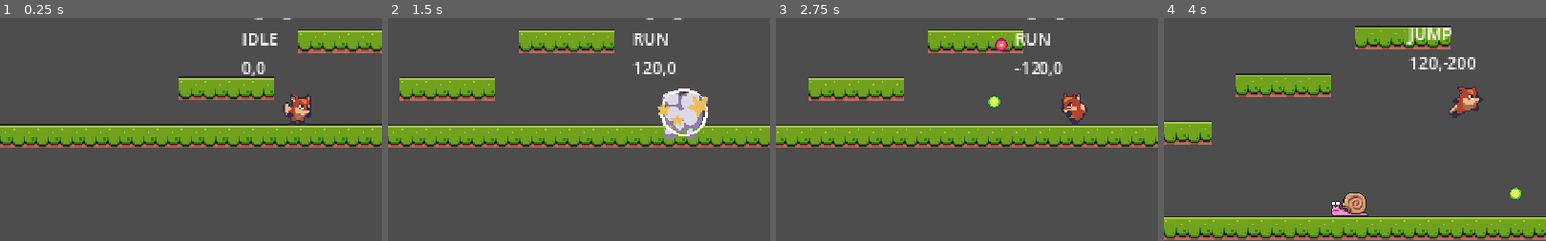
Above: before the commit, frames 1-4 (left to right).
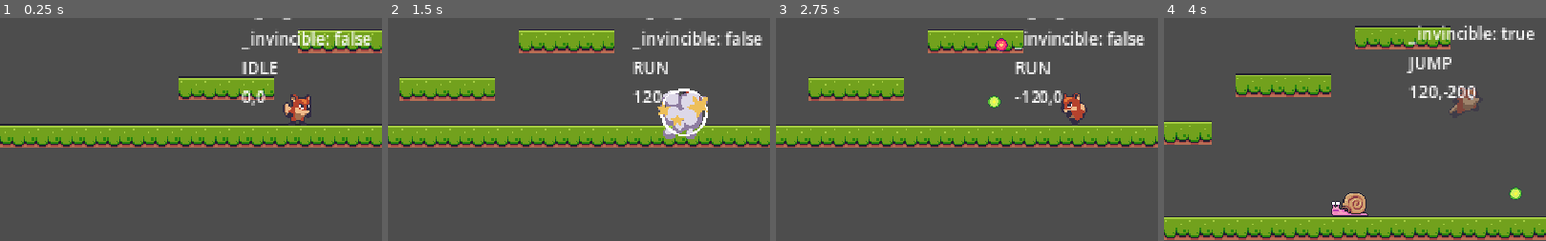
Above: after the commit, the same moments.

Repository: leobewater/godot-foxy-antics
Game: Godot game, scene res://level_base/level_base.tscn
The game is run twice, just before and just after one commit, with the same random seed, the same clock (stepped at 60 frames per second) and the same inputs. The project has no main scene, so this scene is started directly.
Inputs:
- Up to frame 1 (0.25 s): no input
- Up to frame 2 (1.5 s): hold Right (right) from 0.53 s (still down); tap Ctrl (shoot) at 0.6, 1.35 s; tap Space (jump) at 0.77 s
- Up to frame 3 (2.75 s): tap Space (jump) at 1.52 s; release Right (right) at 2.03 s; hold Left (left) from 2.03 s (still down); tap Ctrl (shoot) at 2.1 s
- Up to frame 4 (4 s): release Left (left) at 2.78 s; hold Right (right) from 2.78 s (still down); tap Ctrl (shoot) at 2.85, 3.6 s; tap Space (jump) at 3.02, 3.77 s
The pictures show only the part of the screen within x 11-61%, y 31-81%; the shares and areas given below are measured in that part.

The runs differ from the first frame. In frame 1, 1.9% of the frame differs, in the area x 63-98%, y 5-40%; in frame 2, 2.0%; in frame 3, 2.2%; in frame 4, 2.8%, in the area x 63-97%, y 3-43%.

Commit message:
set up player invincible logic after hit by enemies

Diff:
--- a/player/player.gd
+++ b/player/player.gd
@@ -9,7 +9,8 @@
 @onready var animation_player = $AnimationPlayer
 @onready var sound_player = $SoundPlayer
 @onready var shooter = $Shooter
-
+@onready var animation_player_invincible = $AnimationPlayerInvincible
+@onready var invincible_timer = $InvincibleTimer
 
 
 const GRAVITY: float = 1000.0
@@ -21,6 +22,7 @@
 enum PLAYER_STATE {	IDLE, RUN, JUMP, FALL, HURT }
 
 var _state = PLAYER_STATE.IDLE
+var _invincible: bool = false
 
 
 func _ready():
@@ -43,8 +45,9 @@
 
 
 func update_debug_label() -> void:
-	debug_label.text = "is_on_floor: %s\n%s\n%.0f,%.0f" % [
+	debug_label.text = "is_on_floor: %s\n_invincible: %s\n%s\n%.0f,%.0f" % [
 		is_on_floor(),
+		_invincible,
 		PLAYER_STATE.keys()[_state],
 		velocity.x,
 		velocity.y
@@ -117,6 +120,27 @@
 			animation_player.play("fall")
 
 
-# when hit box collides with enemies
+# player becoming invincible for X seconds after hit by enemies
+func go_invincible() -> void:
+	_invincible = true
+	animation_player_invincible.play('invincible')
+	invincible_timer.start()
+
+
+func apply_hit() -> void:
+	if _invincible == true:
+		return
+
+	go_invincible()
+	SoundManager.play_clip(sound_player, SoundManager.SOUND_DAMAGE)
+
+
+# when hit box collides with enemies or enemy bullets
 func _on_hit_box_area_entered(area):
 	print("Player HitBox hit by:", area)
+	apply_hit()
+
+
+func _on_invincible_timer_timeout():
+	_invincible = false
+	animation_player_invincible.stop()
--- a/player/player.tscn
+++ b/player/player.tscn
@@ -118,6 +118,44 @@
 [sub_resource type="CapsuleShape2D" id="CapsuleShape2D_ivgkx"]
 radius = 6.0
 height = 18.0
+
+[sub_resource type="Animation" id="Animation_00ssh"]
+resource_name = "invincible"
+length = 0.4
+loop_mode = 1
+tracks/0/type = "value"
+tracks/0/imported = false
+tracks/0/enabled = true
+tracks/0/path = NodePath("Sprite2D:self_modulate")
+tracks/0/interp = 1
+tracks/0/loop_wrap = true
+tracks/0/keys = {
+"times": PackedFloat32Array(0, 0.1, 0.2),
+"transitions": PackedFloat32Array(1, 1, 1),
+"update": 0,
+"values": [Color(1, 1, 1, 1), Color(1, 1, 1, 0), Color(1, 1, 1, 1)]
+}
+
+[sub_resource type="Animation" id="Animation_gblvi"]
+length = 0.001
+tracks/0/type = "value"
+tracks/0/imported = false
+tracks/0/enabled = true
+tracks/0/path = NodePath("Sprite2D:self_modulate")
+tracks/0/interp = 1
+tracks/0/loop_wrap = true
+tracks/0/keys = {
+"times": PackedFloat32Array(0),
+"transitions": PackedFloat32Array(1),
+"update": 0,
+"values": [Color(1, 1, 1, 1)]
+}
+
+[sub_resource type="AnimationLibrary" id="AnimationLibrary_pube0"]
+_data = {
+"RESET": SubResource("Animation_gblvi"),
+"invincible": SubResource("Animation_00ssh")
+}
 
 [node name="Player" type="CharacterBody2D" groups=["player"]]
 collision_layer = 0
@@ -162,4 +200,14 @@
 speed = 200.0
 shoot_delay = 1.0
 
+[node name="AnimationPlayerInvincible" type="AnimationPlayer" parent="."]
+libraries = {
+"": SubResource("AnimationLibrary_pube0")
+}
+
+[node name="InvincibleTimer" type="Timer" parent="."]
+wait_time = 3.0
+one_shot = true
+
 [connection signal="area_entered" from="HitBox" to="." method="_on_hit_box_area_entered"]
+[connection signal="timeout" from="InvincibleTimer" to="." method="_on_invincible_timer_timeout"]
Not shown: 1 places in player/player.tscn that only renumber resources
